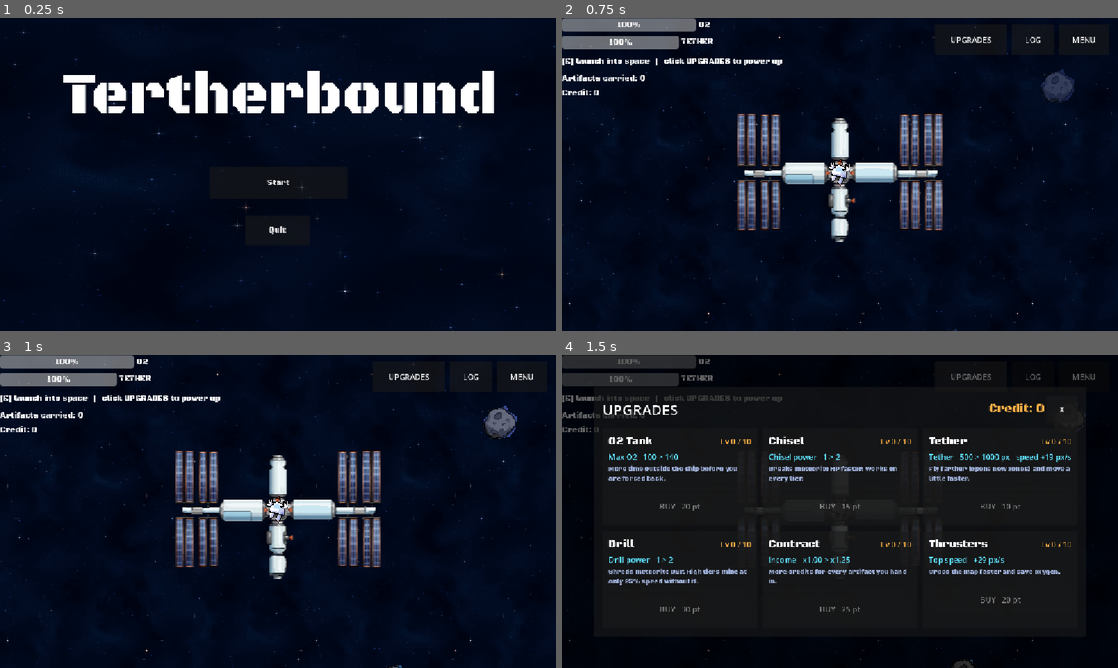
Above: before the commit, frames 1-4 (two rows, left to right).
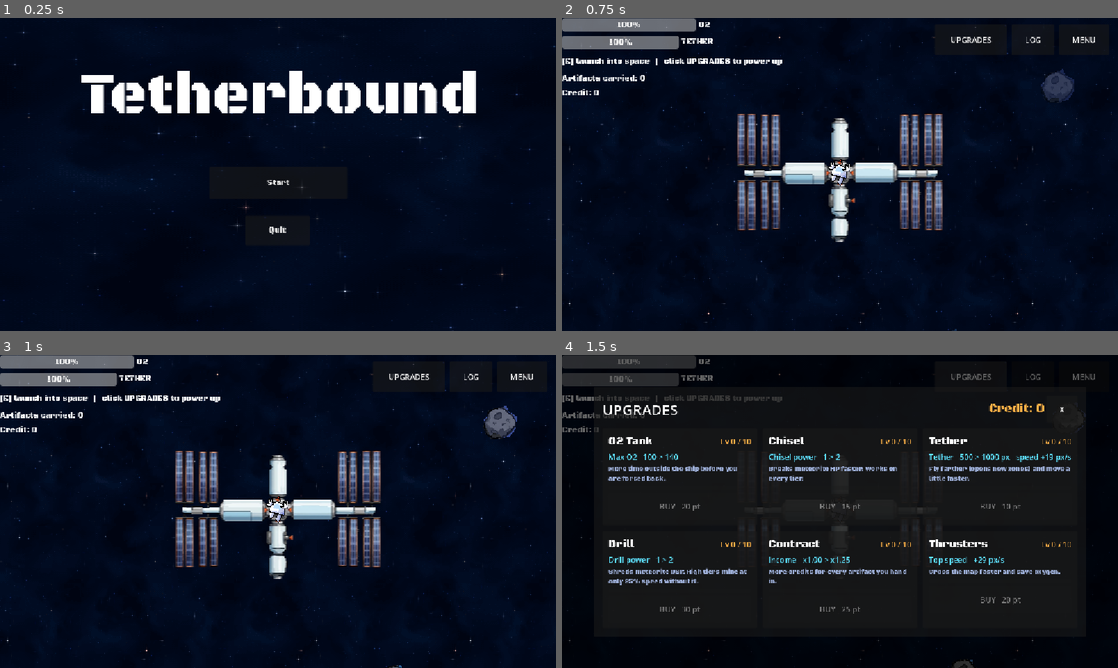
Above: after the commit, the same moments.

Repository: sirakit/Godot_Game_Jam_Project
Game: Godot game, scene res://Scenes/main_menu.tscn
The game is run twice, just before and just after one commit, with the same random seed, the same clock (stepped at 60 frames per second) and the same inputs.
Inputs:
- Up to frame 1 (0.25 s): no input
- Up to frame 2 (0.75 s): click "Start" at 0.5 s
- Up to frame 3 (1 s): no input
- Up to frame 4 (1.5 s): click "UPGRADES" at 1.25 s

The runs differ from the first frame. In frame 1, 3.9% of the frame differs, in the area x 11-89%, y 16-31%; in frame 2, nothing differs; in frame 3, nothing differs; in frame 4, nothing differs.

Commit message:
Update main_menu.tscn
fixed the title

Diff:
--- a/Scenes/main_menu.tscn
+++ b/Scenes/main_menu.tscn
@@ -47,7 +47,7 @@
 offset_right = 234.0
 offset_bottom = -73.0
 grow_horizontal = 2
-text = "Tertherbound"
+text = "Tetherbound"
 label_settings = SubResource("LabelSettings_xepy2")
 
 [node name="BtnStart" type="Button" parent="." unique_id=1289913430]
